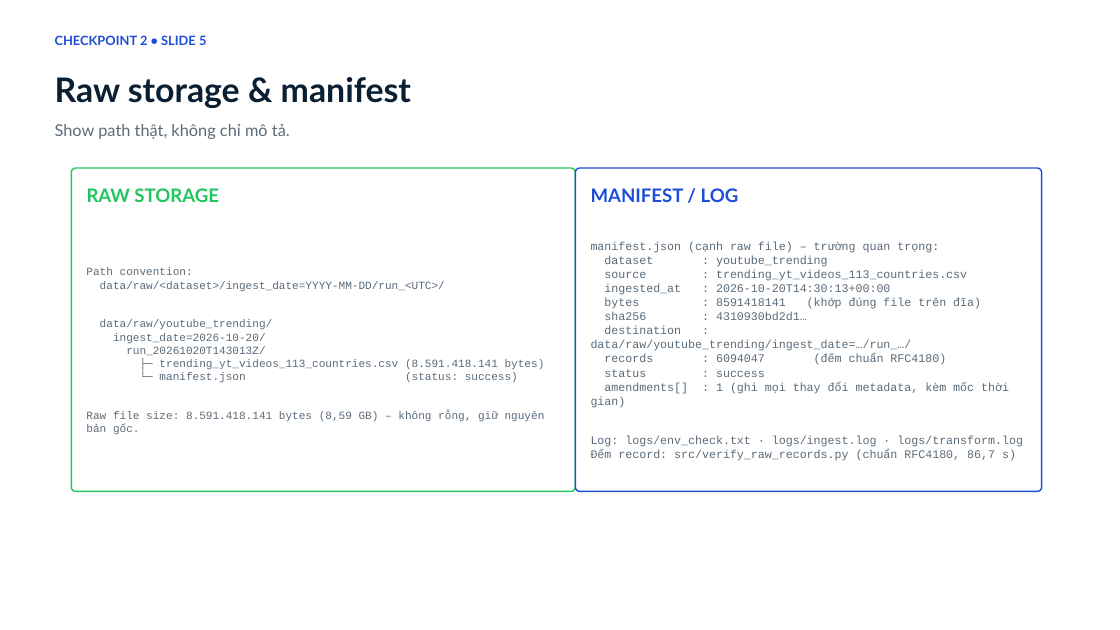
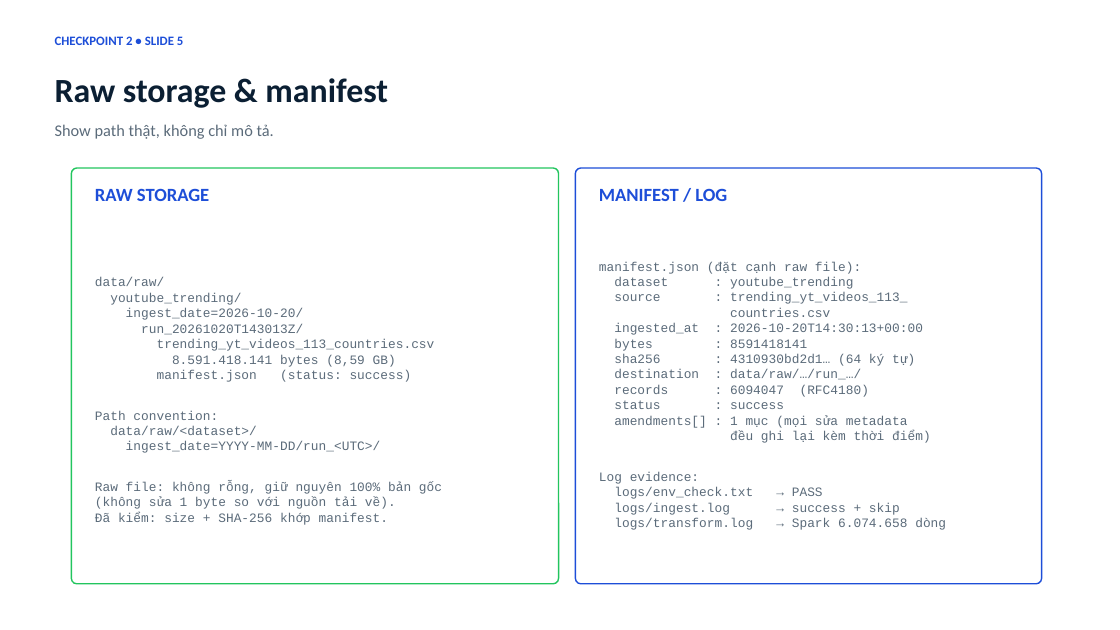
Before and after one commit to kichirou244/bigdata-project, a slide deck: slide 5 of docs/Checkpoint2_Report_YouTube_Trending.pptx. Drawn at 1120x630 pixels with LibreOffice and Linux fonts; fonts in the diff are those of the drawing. Boxes give left, top, right and bottom in pixels: in the first picture for what was removed or moved away, otherwise in the second. Text is boxed around its words. In the diff, an @@ line names an element or a change of style, - is before the commit and + after.

```diff
--- a/docs/Checkpoint2_Report_YouTube_Trending.pptx
+++ b/docs/Checkpoint2_Report_YouTube_Trending.pptx
@@ rounded rectangle: place and size @@
-rounded rectangle at [71,168,576,492]
+rounded rectangle at [71,168,559,584]
@@ rounded rectangle: place and size @@
-rounded rectangle at [576,168,1042,492]
+rounded rectangle at [576,168,1042,584]
@@ text "RAW STORAGE": place and size @@
-text "RAW STORAGE" at [87,188,219,202]
+text "RAW STORAGE" at [95,188,209,201]
@@ text "RAW STORAGE" at [95,188,209,201]: font Lato to Calibri, text colour #22C55E to #1D4ED8 @@
@@ font Lato to Calibri in 4 elements at [55,36,183,45], [55,78,388,108], [55,124,274,139], [599,188,727,201] @@
@@ text "MANIFEST / LOG": place and size @@
-text "MANIFEST / LOG" at [591,188,739,202]
+text "MANIFEST / LOG" at [599,188,727,201]
@@ text at [599,261,861,274]: text changed; size 10 to 11 pt @@
-manifest.json (cạnh raw file) – trường quan trọng:
+manifest.json (đặt cạnh raw file):
@@ text "manifest.json (đặt cạnh raw file):": place and size @@
-text "manifest.json (đặt cạnh raw file):" at [591,242,1023,461]
+text "manifest.json (đặt cạnh raw file):" at [599,261,946,530]
@@ text "manifest.json (đặt cạnh raw file):" at [599,261,946,530]: vertical alignment middle to top @@
@@ text "data/raw/" at [95,277,442,525]: vertical alignment middle to top @@
@@ text at [95,277,241,305]: text changed; size 9.5 to 11 pt @@
-Path convention:
-data/raw/<dataset>/ingest_date=YYYY-MM-DD/run_<UTC>/
-data/raw/youtube_trending/
+data/raw/
+youtube_trending/
@@ text "data/raw/": place and size @@
-text "data/raw/" at [86,281,545,422]
+text "data/raw/" at [95,277,442,525]
@@ text at [614,292,907,317]: text changed; size 10 to 11 pt @@
-source : trending_yt_videos_113_countries.csv
+source : trending_yt_videos_113_
+countries.csv
@@ text at [614,277,923,409]: size 10 to 11 pt in "dataset : youtube_trending", "ingested_at : 2026-10-20T14:30:13+00:00", "status : success" @@
@@ text at [126,308,303,335]: size 9.5 to 11 pt in "ingest_date=2026-10-20/", "run_20261020T143013Z/" @@
@@ text at [95,339,442,525]: text changed; size 9.5 to 11 pt @@
-├─ trending_yt_videos_113_countries.csv (8.591.418.141 bytes)
-└─ manifest.json (status: success)
-Raw file size: 8.591.418.141 bytes (8,59 GB) – không rỗng, giữ nguyên bản gốc.
+trending_yt_videos_113_countries.csv
+8.591.418.141 bytes (8,59 GB)
+manifest.json (status: success)
+Path convention:
+data/raw/<dataset>/
+ingest_date=YYYY-MM-DD/run_<UTC>/
+Raw file: không rỗng, giữ nguyên 100% bản gốc
+(không sửa 1 byte so với nguồn tải về).
+Đã kiểm: size + SHA-256 khớp manifest.
@@ text at [614,339,915,397]: text changed; size 10 to 11 pt @@
-bytes : 8591418141 (khớp đúng file trên đĩa)
-sha256 : 4310930bd2d1…
-destination : data/raw/youtube_trending/ingest_date=…/run_…/
-records : 6094047 (đếm chuẩn RFC4180)
+bytes : 8591418141
+sha256 : 4310930bd2d1… (64 ký tự)
+destination : data/raw/…/run_…/
+records : 6094047 (RFC4180)
@@ text at [599,415,946,530]: text changed; size 10 to 11 pt @@
-amendments[] : 1 (ghi mọi thay đổi metadata, kèm mốc thời gian)
-Log: logs/env_check.txt · logs/ingest.log · logs/transform.log
-Đếm record: src/verify_raw_records.py (chuẩn RFC4180, 86,7 s)
+amendments[] : 1 mục (mọi sửa metadata
+đều ghi lại kèm thời điểm)
+Log evidence:
+logs/env_check.txt → PASS
+logs/ingest.log → success + skip
+logs/transform.log → Spark 6.074.658 dòng
```
Also in this commit, not shown: 5 other slides changed, 2 other files.
